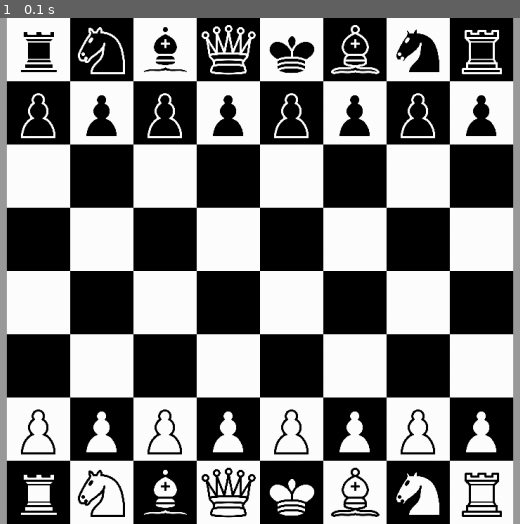
Above: before the commit, frame 1.
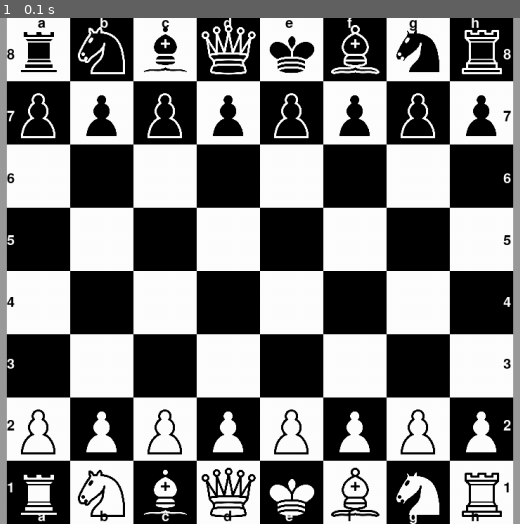
Above: after the commit, the same moment.

Repository: Paxnar/Chesss
Game: pygame game, started from games/chess/main.py
Two runs of this game, one before a commit and one after it. Both use one fixed random seed, a clock stepped at 60 frames per second and the inputs below.
Inputs:
- Up to frame 1 (0.1 s): no input

The runs differ from the first frame. In frame 1, 0.7% of the frame differs, in the area x 1-99%, y 0-100%.

Commit message:
шахматы - шах - version 3.2 (abcdefgh и 12345678)

Diff:
--- a/games/chess/main.py
+++ b/games/chess/main.py
@@ -532,6 +532,37 @@
                     print(False)
 
 
+def start_screen(screen, color, y=0, vertical=False):
+    font = pygame.font.Font(None, 30)
+    if not vertical:
+        intro_text = ["a", "b", "c", "d", "e", 'f', 'g', 'h']
+        text_coord = 280 - 88 // 2
+        for line in intro_text:
+            string_rendered = font.render(line, True, pygame.Color(color))
+            intro_rect = string_rendered.get_rect()
+            text_coord += 88
+            intro_rect.x = text_coord
+            intro_rect.y = y
+            screen.blit(string_rendered, intro_rect)
+            if color == 'black':
+                color = 'white'
+            else:
+                color = 'black'
+    else:
+        intro_text = ["8", "7", "6", "5", "4", '3', '2', '1']
+        text_coord = -45
+        for line in intro_text:
+            string_rendered = font.render(line, True, pygame.Color(color))
+            intro_rect = string_rendered.get_rect()
+            text_coord += 88
+            intro_rect.y = text_coord
+            intro_rect.x = y
+            screen.blit(string_rendered, intro_rect)
+            if color == 'black':
+                color = 'white'
+            else:
+                color = 'black'
+
 def main():
     # Создаём шахматную доску
     chisla = [720, 8]
@@ -550,6 +581,10 @@
             screen.fill(pygame.Color(155, 155, 155))
             draw(screen, int(chisla[1]))
             boardpygame.render(screen, board.field, board)
+            start_screen(screen, 'black', -2)
+            start_screen(screen, 'white', 700)
+            start_screen(screen, 'black', 280, vertical=True)
+            start_screen(screen, 'white', 986, vertical=True)
             pygame.display.flip()
             if event.type == pygame.MOUSEBUTTONDOWN:
                 boardpygame.get_click(event.pos, screen, board)
